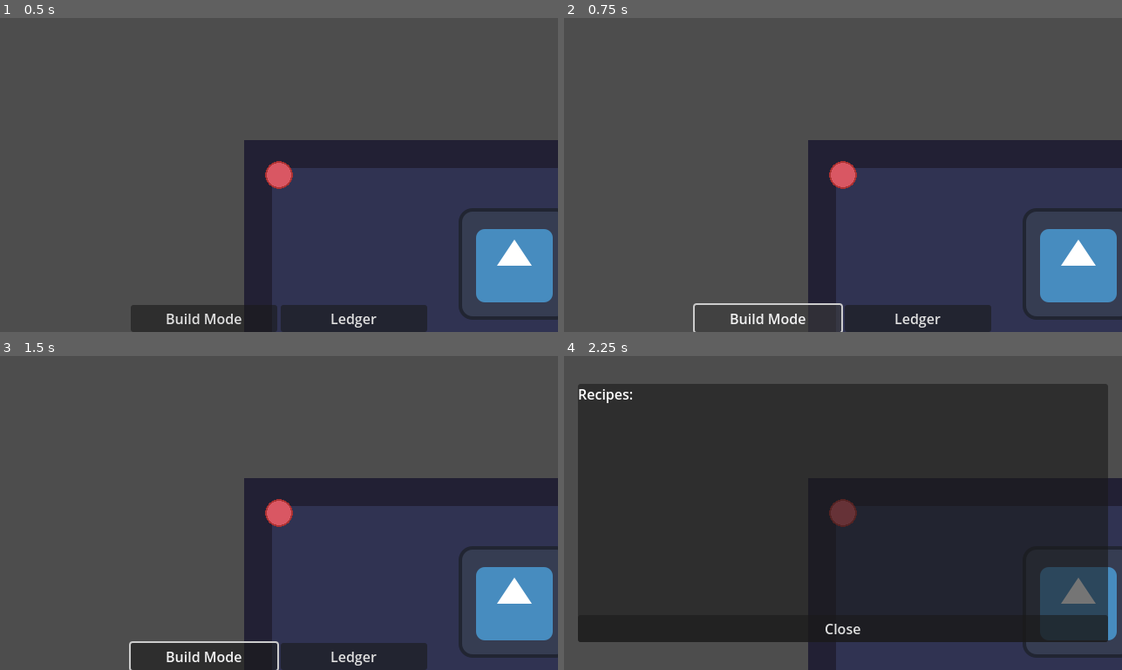
Above: before the commit, frames 1-4 (two rows, left to right).
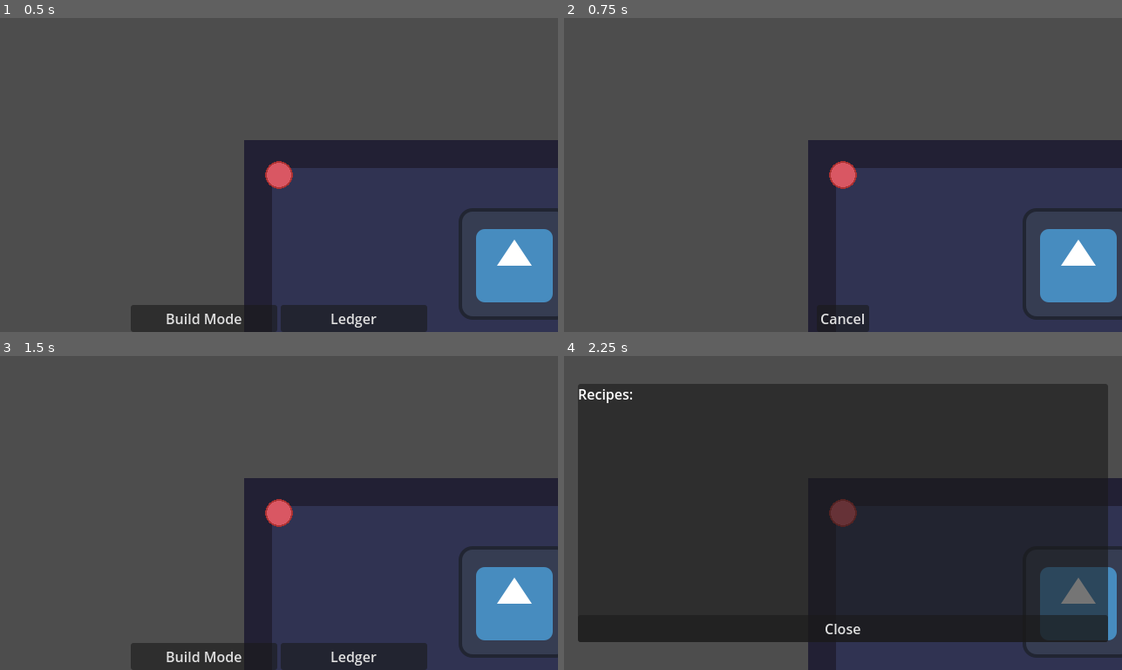
Above: after the commit, the same moments.

Repository: HiccupEnthusiast/popcorn-gamejam
Game: Godot game, scene res://scenes/main.tscn
The game is run twice, just before and just after one commit, with the same random seed, the same clock (stepped at 60 frames per second) and the same inputs. The engine's default icon, where the game draws it, is replaced by a stand-in: a white triangle on a blue panel in a dark square.
Inputs (mouse positions are in pixels of both pictures, inside the frame that each line leads up to):
- Up to frame 1 (0.5 s): no input
- Up to frame 2 (0.75 s): click "Build Mode" at 0.5 s
- Up to frame 3 (1.5 s): click (279, 657) at 1.25 s, where only the run after the commit has a clickable "Cancel"
- Up to frame 4 (2.25 s): click "Ledger" at 2 s

Frame 1 is identical in both runs. In frame 2, 2.4% of the frame differs, in the area x 23-77%, y 90-100%; in frame 3, 0.2%; in frame 4, nothing differs.

Commit message:
feat(build): Add placeholder for build mode ui

Diff:
--- /dev/null
+++ b/world/cafe/build_mode_ui.gd
@@ -0,0 +1,6 @@
+extends CanvasLayer
+
+@export var close_button: Button
+
+func _ready() -> void:
+	close_button.pressed.connect(queue_free)
--- /dev/null
+++ b/world/cafe/build_mode_ui.tscn
@@ -0,0 +1,20 @@
+[gd_scene load_steps=2 format=3 uid="uid://b6v8nfx7mfvre"]
+
+[ext_resource type="Script" uid="uid://ccs5743dp0vc1" path="res://world/cafe/build_mode_ui.gd" id="1_m7rni"]
+
+[node name="BuildModeUi" type="CanvasLayer" node_paths=PackedStringArray("close_button")]
+script = ExtResource("1_m7rni")
+close_button = NodePath("Button")
+
+[node name="Button" type="Button" parent="."]
+anchors_preset = 7
+anchor_left = 0.5
+anchor_top = 1.0
+anchor_right = 0.5
+anchor_bottom = 1.0
+offset_left = -4.0
+offset_top = -8.0
+offset_right = 4.0
+grow_horizontal = 2
+grow_vertical = 0
+text = "Cancel"
--- a/world/cafe/cafe.gd
+++ b/world/cafe/cafe.gd
@@ -1,6 +1,7 @@
 extends Node2D
 
 const LEDGER_SCENE = preload("res://world/cafe/ledger.tscn")
+const BUILD_UI_SCENE = preload("res://world/cafe/build_mode_ui.tscn")
 
 @onready var layer: CanvasLayer = $CanvasLayer
 @onready var button_containers = $CanvasLayer/MarginContainer/HBoxContainer
@@ -8,15 +9,20 @@
 @export var ledger_button: Button
 
 func _ready() -> void:
+	build_button.pressed.connect(_show_build_ui)
 	ledger_button.pressed.connect(_show_ledger)
 
+func _show_build_ui() -> void:
+	toggle_buttons()
+	var build_ui = BUILD_UI_SCENE.instantiate()
+	add_child(build_ui)
+	build_ui.close_button.pressed.connect(toggle_buttons)
 
 func _show_ledger() -> void:
 	toggle_buttons()
 	var ledger = LEDGER_SCENE.instantiate()
 	add_child(ledger)
 	ledger.close_button.pressed.connect(toggle_buttons)
-	pass
 
 func toggle_buttons() -> void:
 	button_containers.visible = !button_containers.visible
Not shown, added: world/cafe/build_mode_ui.gd.uid
